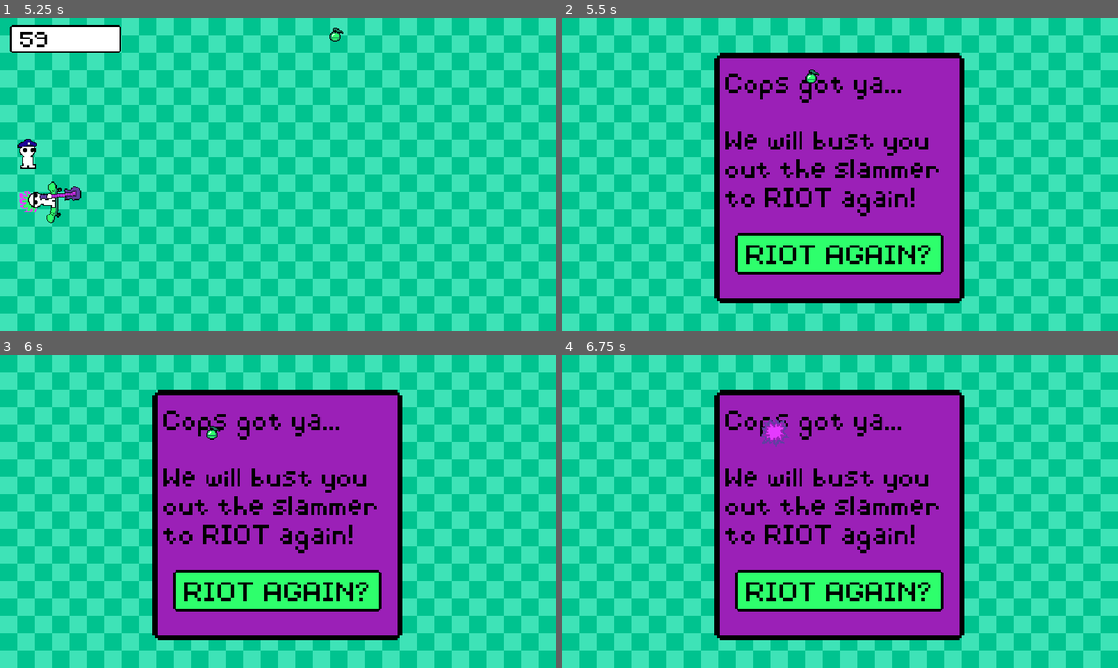
Above: before the commit, frames 1-4 (two rows, left to right).
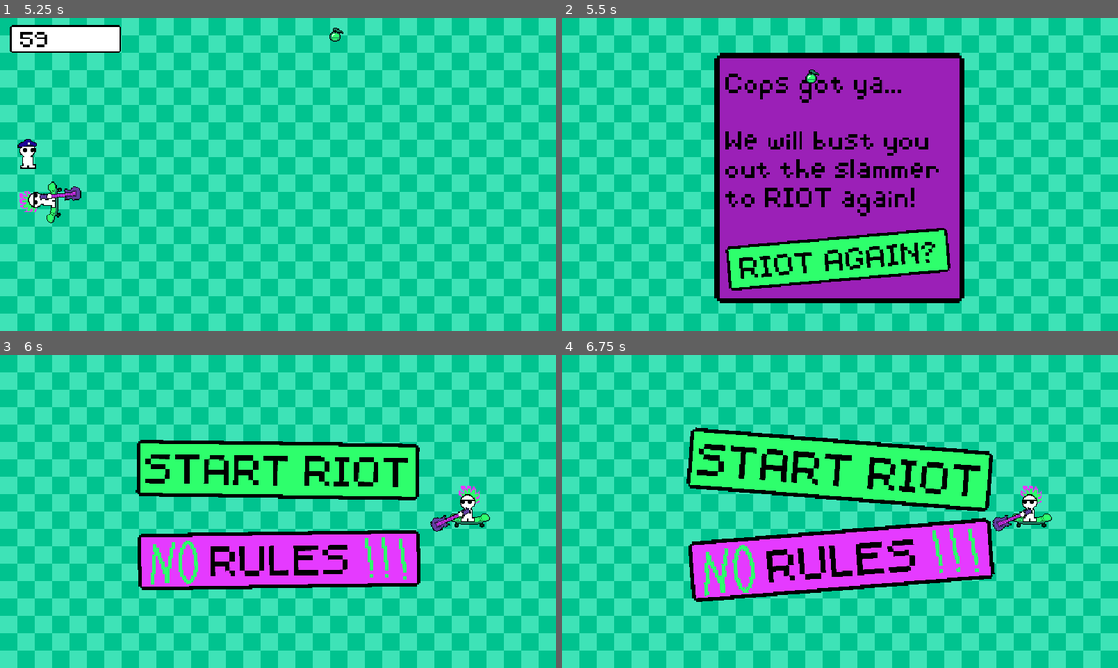
Above: after the commit, the same moments.

Repository: KyleTiley/PlayfulAnarchy
Game: Godot game, scene res://main.tscn
Same seed, same stepped clock (60 frames per second), same inputs: the game is played once before the commit and once after it.
Inputs (mouse positions are in pixels of both pictures, inside the frame that each line leads up to):
- Up to frame 1 (5.25 s): click "START RIOT" at 0.5 s; move the mouse to (250, 237) at 1.27 s; hold W (up_input) 1.28-2.78 s; move the mouse to (444, 221) at 2.02 s; move the mouse to (111, 127) at 2.77 s; hold A (left_input) 2.78-4.28 s; move the mouse to (305, 174) at 3.52 s; move the mouse to (194, 96) at 4.27 s; hold S (down_input) 4.28-5.03 s; move the mouse to (400, 158) at 5.02 s; hold D (right_input) from 5.03 s (still down)
- Up to frame 2 (5.5 s): keep holding D (right_input)
- Up to frame 3 (6 s): release D (right_input) at 5.75 s; click "RIOT AGAIN?" at 5.75 s
- Up to frame 4 (6.75 s): click (840, 589) at 6.5 s, where only the run before the commit has a clickable "RIOT AGAIN?"

Frame 1 is identical in both runs. In frame 2, 3.5% of the frame differs, in the area x 29-70%, y 67-88%; in frame 3, 38%; in frame 4, 39%, in the area x 22-89%, y 11-92%.

Commit message:
main bug fixed

Diff:
--- a/Game.gd
+++ b/Game.gd
@@ -16,3 +16,6 @@
 
 func restart_game():
 	get_tree().reload_current_scene()
+
+func _on_try_again_pressed():
+	restart_game()
--- a/Player/Player.gd
+++ b/Player/Player.gd
@@ -48,4 +48,5 @@
 func _on_game_end_game(cause_of_death):
 	game_started = false
 	print("Died to: " + cause_of_death)
-	self.queue_free()
+	self.hide()
+	$Area2D/CollisionShape2D.set_deferred("disabled", true)
--- a/main.tscn
+++ b/main.tscn
@@ -25,6 +25,68 @@
 [sub_resource type="RectangleShape2D" id="RectangleShape2D_3occi"]
 size = Vector2(640, 20)
 
+[sub_resource type="Animation" id="Animation_2vm3t"]
+resource_name = "button"
+length = 2.0
+loop_mode = 1
+tracks/0/type = "value"
+tracks/0/imported = false
+tracks/0/enabled = true
+tracks/0/path = NodePath("TryAgain:scale")
+tracks/0/interp = 1
+tracks/0/loop_wrap = true
+tracks/0/keys = {
+"times": PackedFloat32Array(0, 0.5, 1, 1.5, 2),
+"transitions": PackedFloat32Array(1, 1, 1, 1, 1),
+"update": 0,
+"values": [Vector2(1.5, 1.5), Vector2(1.6, 1.6), Vector2(1.5, 1.5), Vector2(1.6, 1.6), Vector2(1.5, 1.5)]
+}
+tracks/1/type = "value"
+tracks/1/imported = false
+tracks/1/enabled = true
+tracks/1/path = NodePath("TryAgain:rotation")
+tracks/1/interp = 1
+tracks/1/loop_wrap = true
+tracks/1/keys = {
+"times": PackedFloat32Array(0, 0.5, 1, 1.5, 2),
+"transitions": PackedFloat32Array(1, 1, 1, 1, 1),
+"update": 0,
+"values": [0.0, 0.0872665, 0.0, -0.0872665, 0.0]
+}
+
+[sub_resource type="Animation" id="Animation_bavsu"]
+length = 0.001
+tracks/0/type = "value"
+tracks/0/imported = false
+tracks/0/enabled = true
+tracks/0/path = NodePath("TryAgain:scale")
+tracks/0/interp = 1
+tracks/0/loop_wrap = true
+tracks/0/keys = {
+"times": PackedFloat32Array(0),
+"transitions": PackedFloat32Array(1),
+"update": 0,
+"values": [Vector2(1.5, 1.5)]
+}
+tracks/1/type = "value"
+tracks/1/imported = false
+tracks/1/enabled = true
+tracks/1/path = NodePath("TryAgain:rotation")
+tracks/1/interp = 1
+tracks/1/loop_wrap = true
+tracks/1/keys = {
+"times": PackedFloat32Array(0),
+"transitions": PackedFloat32Array(1),
+"update": 0,
+"values": [0.0]
+}
+
+[sub_resource type="AnimationLibrary" id="AnimationLibrary_ihhnj"]
+_data = {
+"RESET": SubResource("Animation_bavsu"),
+"button": SubResource("Animation_2vm3t")
+}
+
 [sub_resource type="Animation" id="Animation_xuafj"]
 resource_name = "menu"
 length = 4.0
@@ -292,12 +354,15 @@
 [node name="TryAgain" type="TextureButton" parent="Game/GameUI/GameOver"]
 texture_filter = 1
 layout_mode = 0
-offset_left = 24.0
-offset_top = 207.0
-offset_right = 184.0
-offset_bottom = 239.0
+offset_left = 63.0
+offset_top = 221.0
+offset_right = 223.0
+offset_bottom = 253.0
 scale = Vector2(1.5, 1.5)
+pivot_offset = Vector2(80.6667, 16)
 texture_normal = ExtResource("7_vdh40")
+texture_pressed = ExtResource("7_vdh40")
+texture_hover = ExtResource("8_us1jp")
 
 [node name="Label" type="Label" parent="Game/GameUI/GameOver/TryAgain"]
 texture_filter = 1
@@ -327,6 +392,12 @@
 
 Gather your bits
 and RIOT again!"
+
+[node name="AnimationPlayer" type="AnimationPlayer" parent="Game/GameUI/GameOver"]
+autoplay = "button"
+libraries = {
+"": SubResource("AnimationLibrary_ihhnj")
+}
 
 [node name="Menu" type="Control" parent="."]
 layout_mode = 3
@@ -522,6 +593,7 @@
 [connection signal="StartGame" from="Game" to="Game/CopSpawner" method="_on_game_start_game"]
 [connection signal="StartGame" from="Game" to="Game/GrenadeSpawner" method="_on_game_start_game"]
 [connection signal="area_entered" from="Game/Boundaries/Area2D" to="Game/Player" method="_on_area_2d_area_entered"]
+[connection signal="pressed" from="Game/GameUI/GameOver/TryAgain" to="Game" method="_on_try_again_pressed"]
 [connection signal="pressed" from="Menu/PlayButton" to="Game" method="_on_play_button_pressed"]
 [connection signal="pressed" from="Menu/PlayButton" to="Menu" method="_on_play_button_pressed"]
 [connection signal="pressed" from="Menu/RulesButton" to="Menu" method="_on_rules_button_pressed"]
Not shown: 1 places in main.tscn that only renumber resources
